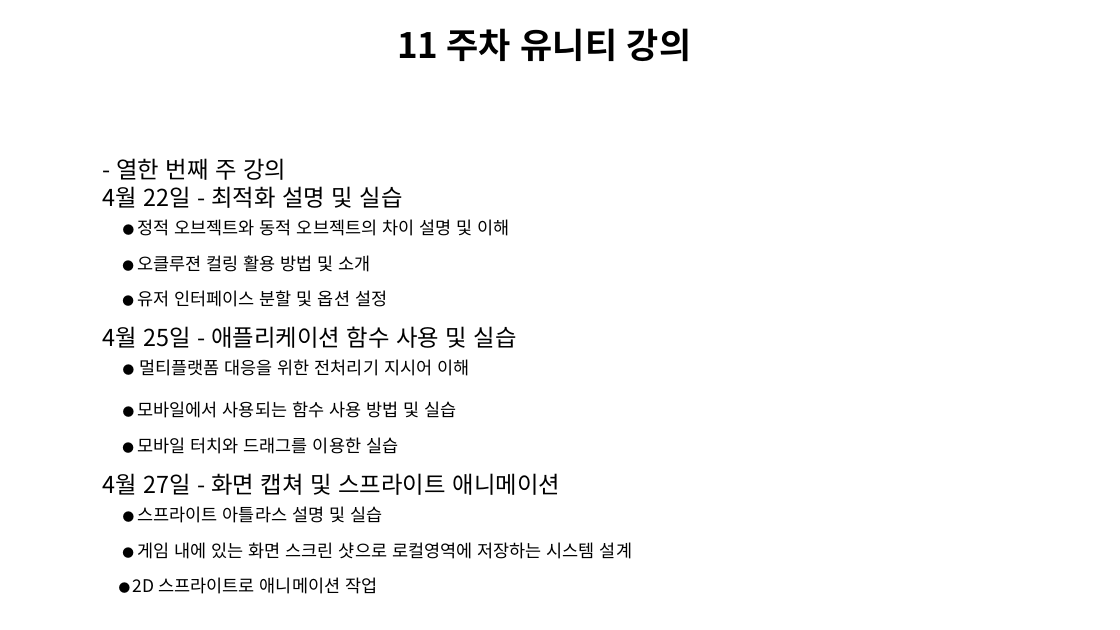
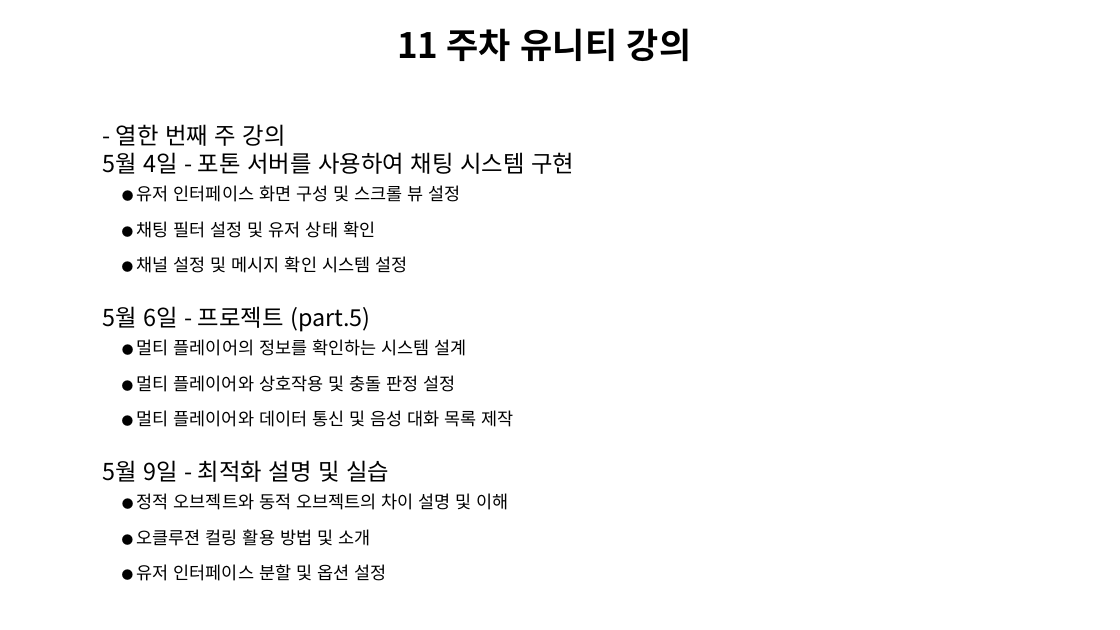
Before and after one commit to Unity2033/3D-UnityEngine, a slide deck: slide 12 of Assets/Curriculum/창신inc유니티 커리큘럼.pptx. Drawn at 1120x630 pixels with LibreOffice and Linux fonts; fonts in the diff are those of the drawing; background and template pictures are left out. Boxes give left, top, right and bottom in pixels: in the first picture for what was removed or moved away, otherwise in the second. Text is boxed around its words. In the diff, an @@ line names an element or a change of style, - is before the commit and + after.

```diff
--- a/Assets/Curriculum/창신inc유니티 커리큘럼.pptx
+++ b/Assets/Curriculum/창신inc유니티 커리큘럼.pptx
@@ text "- 열한 번째 주 강의": place and size @@
-text "- 열한 번째 주 강의" at (103,158,632,594)
+text "- 열한 번째 주 강의" at (102,124,574,581)
@@ text at (102,152,574,482): text changed; size 20 to 15 pt @@
-4월 22일 - 최적화 설명 및 실습
+5월 4일 - 포톤 서버를 사용하여 채팅 시스템 구현
+● 유저 인터페이스 화면 구성 및 스크롤 뷰 설정
+● 채팅 필터 설정 및 유저 상태 확인
+● 채널 설정 및 메시지 확인 시스템 설정
+5월 6일 - 프로젝트 (part.5)
+● 멀티 플레이어의 정보를 확인하는 시스템 설계
+● 멀티 플레이어와 상호작용 및 충돌 판정 설정
+● 멀티 플레이어와 데이터 통신 및 음성 대화 목록 제작
+5월 9일 - 최적화 설명 및 실습
@@ text at (103,326,632,594): paragraphs removed @@
-4월 25일 - 애플리케이션 함수 사용 및 실습
-● 멀티플랫폼 대응을 위한 전처리기 지시어 이해
-● 모바일에서 사용되는 함수 사용 방법 및 실습
-● 모바일 터치와 드래그를 이용한 실습
-4월 27일 - 화면 캡쳐 및 스프라이트 애니메이션
-● 스프라이트 아틀라스 설명 및 실습
-● 게임 내에 있는 화면 스크린 샷으로 로컬영역에 저장하는 시스템 설계
-● 2D 스프라이트로 애니메이션 작업
```
Also in this commit, not shown: 7 other slides changed, 1 slide removed, 56 other files.
